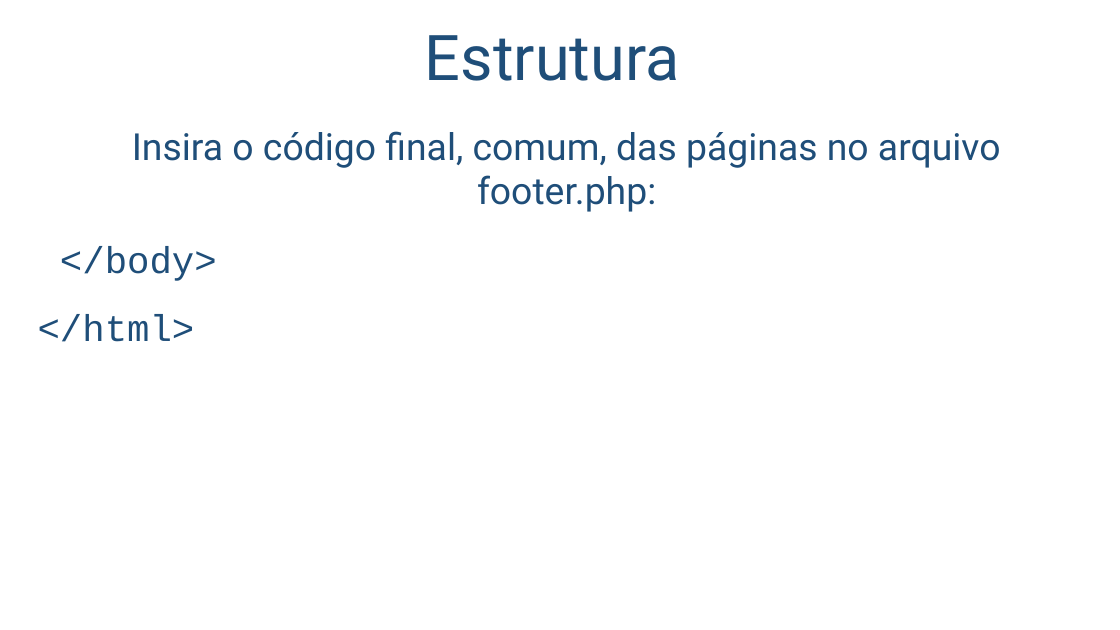
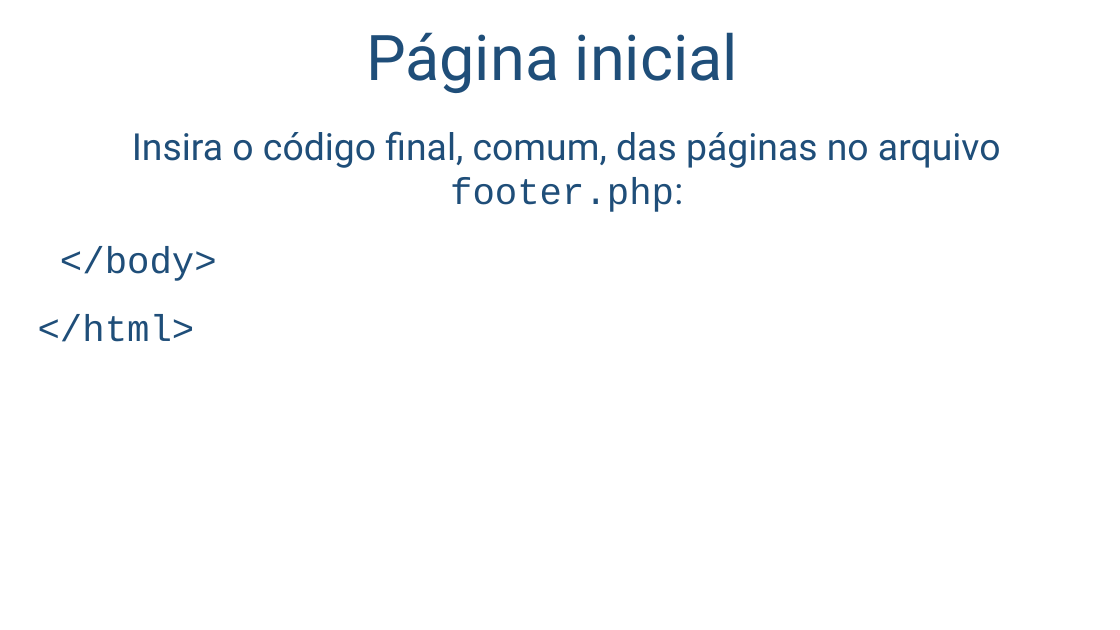
Before and after one commit to salmo-jr/public-slides, a slide deck: slide 8 of wordpress-como-criar-um-novo-tema.pptx (slide 7 before the commit). Drawn at 1120x630 pixels with LibreOffice and Linux fonts; fonts in the diff are those of the drawing; background and template pictures are left out. Boxes give left, top, right and bottom in pixels: in the first picture for what was removed or moved away, otherwise in the second. Text is boxed around its words. In the diff, an @@ line names an element or a change of style, - is before the commit and + after.

```diff
--- a/wordpress-como-criar-um-novo-tema.pptx
+++ b/wordpress-como-criar-um-novo-tema.pptx
@@ title at [366,32,738,93]: text changed @@
-Estrutura
+Página inicial
@@ text at [132,131,1001,212]: font Roboto to Courier New in "footer.php:" @@
```
Also in this commit, not shown: 12 other slides changed, 14 slides added.
